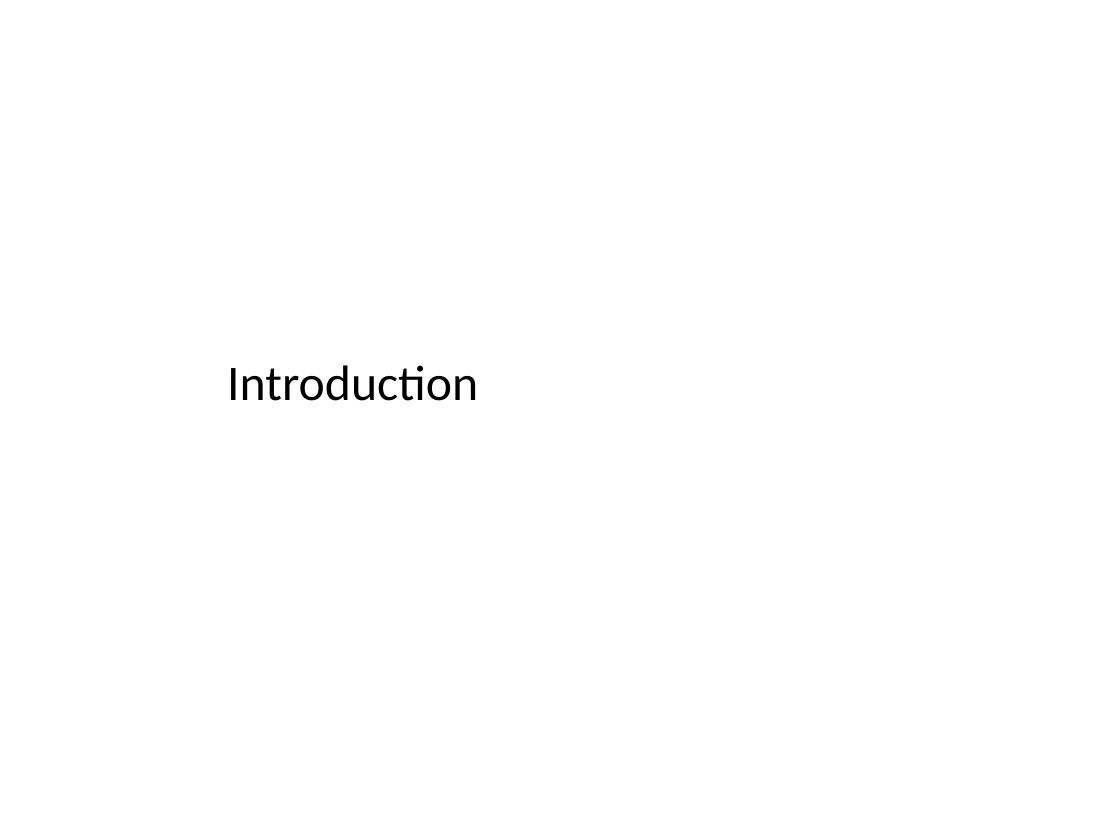
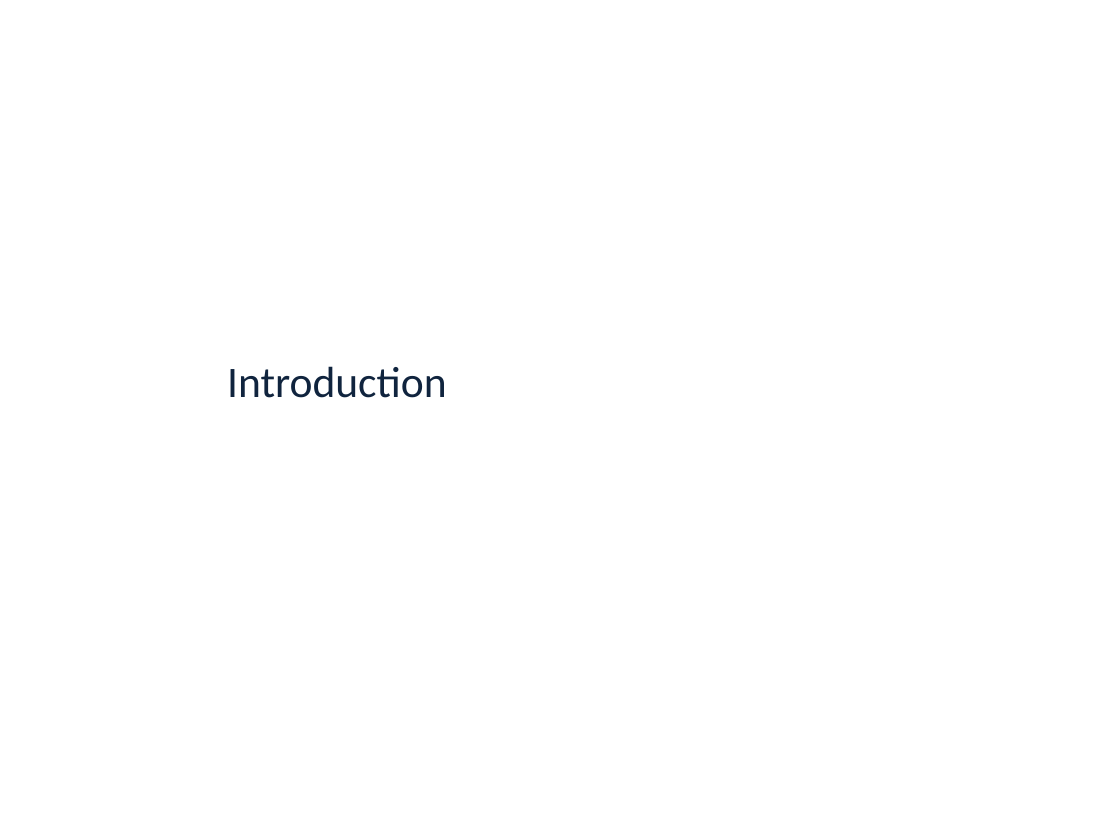
Before and after one commit to starpum/Master-Thesis, a slide deck: slide 3 of presentation/Soutenance.pptx. Drawn at 1120x840 pixels with LibreOffice and Linux fonts; fonts in the diff are those of the drawing; background and template pictures are left out. Boxes give left, top, right and bottom in pixels: in the first picture for what was removed or moved away, otherwise in the second. Text is boxed around its words. In the diff, an @@ line names an element or a change of style, - is before the commit and + after.

```diff
--- a/presentation/Soutenance.pptx
+++ b/presentation/Soutenance.pptx
@@ title "Introduction" at <box>227,366,446,398</box>: size 32 to 28 pt, text colour #000000 to #0F243E @@
```
Also in this commit, not shown: 26 other slides changed, 18 other files.
